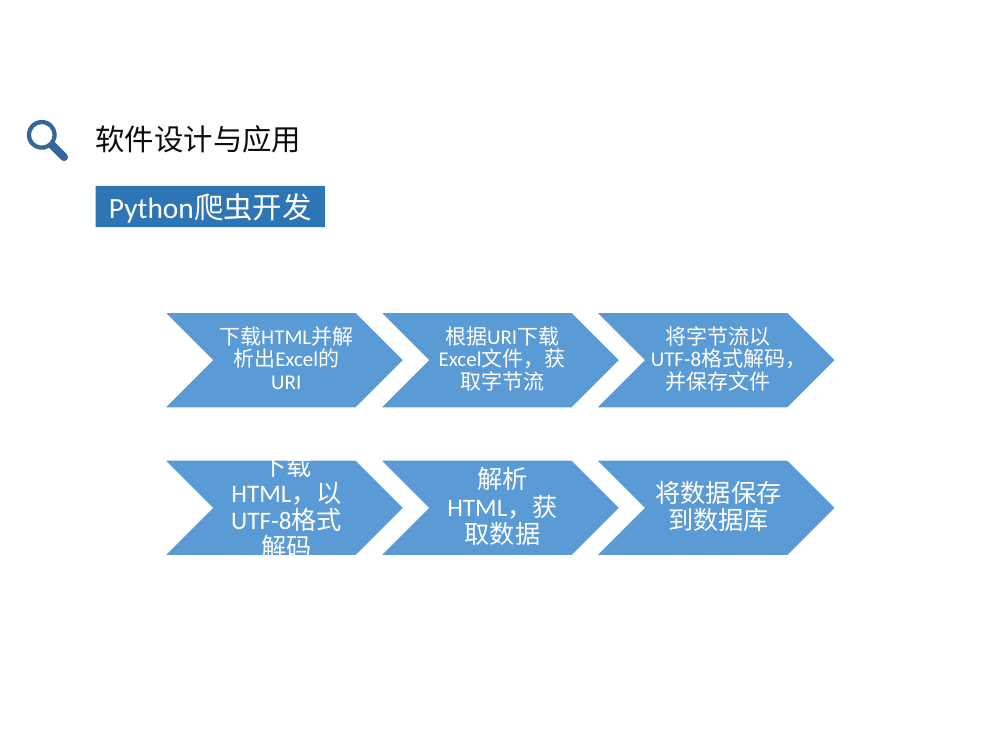
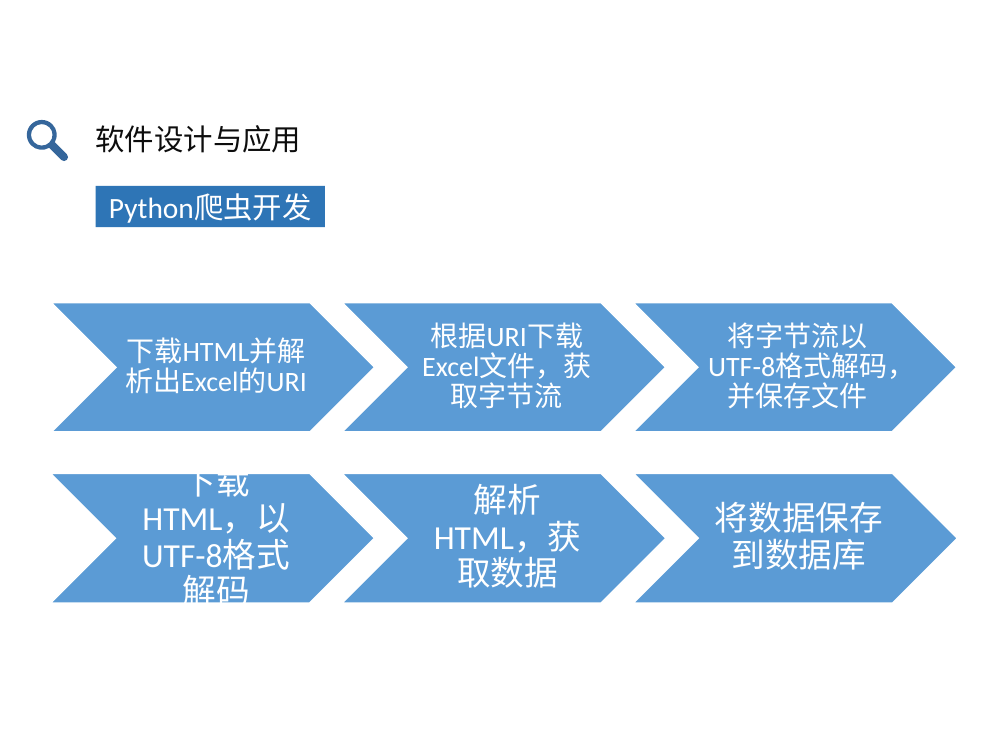
Before and after one commit to zhongdeming428/graduation-design, a slide deck: slide 40 of 阶段性报告/毕设答辩.pptx. Drawn at 1008x756 pixels with LibreOffice and Linux fonts; fonts in the diff are those of the drawing. Boxes give left, top, right and bottom in pixels: in the first picture for what was removed or moved away, otherwise in the second. Text is boxed around its words. In the diff, an @@ line names an element or a change of style, - is before the commit and + after.

```diff
--- a/阶段性报告/毕设答辩.pptx
+++ b/阶段性报告/毕设答辩.pptx
@@ chevron: place and size @@
-chevron at [164,312,404,408]
+chevron at [51,302,375,431]
@@ text "下载HTML并解析出Excel的URI": place and size @@
-text "下载HTML并解析出Excel的URI" at [219,326,353,349]
+text "下载HTML并解析出Excel的URI" at [126,337,305,369]
@@ chevron: place and size @@
-chevron at [380,312,620,408]
+chevron at [343,302,666,431]
@@ text "根据URI下载Excel文件，获取字节流": place and size @@
-text "根据URI下载Excel文件，获取字节流" at [439,326,566,391]
+text "根据URI下载Excel文件，获取字节流" at [422,322,592,408]
@@ chevron: place and size @@
-chevron at [596,312,836,408]
+chevron at [633,302,957,431]
@@ size 15 to 20 pt; more space between paragraphs in 3 elements at [422,322,592,408], [126,337,305,369], [708,322,916,408] @@
@@ text "将字节流以UTF-8格式解码，并保存文件": place and size @@
-text "将字节流以UTF-8格式解码，并保存文件" at [651,326,806,391]
+text "将字节流以UTF-8格式解码，并保存文件" at [708,322,916,408]
@@ chevron: place and size @@
-chevron at [164,460,404,555]
+chevron at [50,474,374,603]
@@ text "下载HTML，以UTF-8格式解码": place and size @@
-text "下载HTML，以UTF-8格式解码" at [231,449,342,536]
+text "下载HTML，以UTF-8格式解码" at [142,460,290,570]
@@ chevron: place and size @@
-chevron at [380,460,620,555]
+chevron at [342,474,665,603]
@@ text "解析HTML，获取数据": place and size @@
-text "解析HTML，获取数据" at [447,467,558,545]
+text "解析HTML，获取数据" at [434,484,581,588]
@@ chevron: place and size @@
-chevron at [596,460,836,555]
+chevron at [633,474,957,603]
@@ size 18 to 24 pt; more space between paragraphs in 3 elements at [434,484,581,588], [142,460,290,570], [715,501,883,570] @@
@@ text "将数据保存到数据库": place and size @@
-text "将数据保存到数据库" at [655,481,781,531]
+text "将数据保存到数据库" at [715,501,883,570]
```
Also in this commit, not shown: 17 other slides changed, 3 slides added, 4 slides removed.
